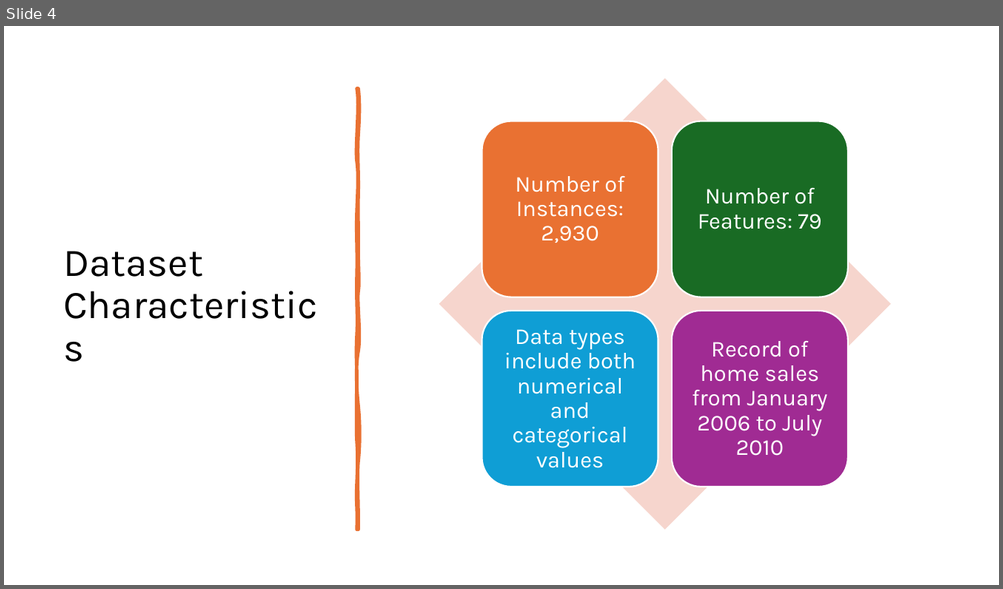
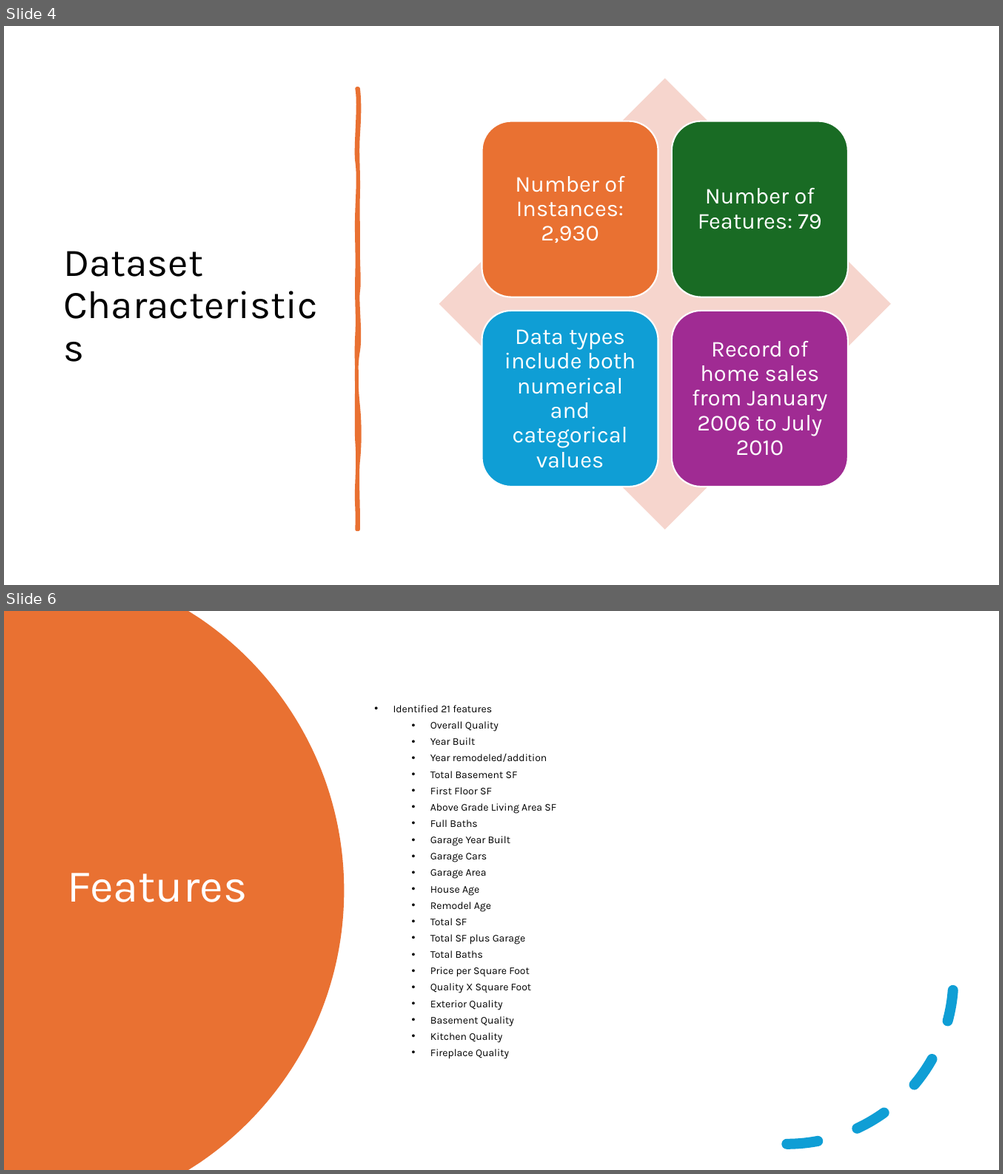
Before and after one commit to dewayneh57/ACS5513, a slide deck: Petabyte Pirates.pptx. Shown one above the other, each under a label of ours: slide 4 before the commit, slides 4 and 6 after it; the slides between them are not shown. The pictures are 1003x589 and 1003x1174 pixels, drawn with LibreOffice and Linux fonts; fonts in the diff are those of the drawing. Boxes give left, top, right and bottom in pixels: in the first picture for what was removed or moved away, otherwise in the second. Text is boxed around its words. In the diff, an @@ line names an element or a change of style, - is before the commit and + after.

```diff
--- a/Petabyte Pirates.pptx
+++ b/Petabyte Pirates.pptx
@@ slide 6 added at (x1=4, y1=611, x2=999, y2=1170), background #FFFFFF @@
@@ freeform shape added at (x1=4, y1=611, x2=344, y2=1170), fill #E97132 @@
@@ text added at (x1=393, y1=705, x2=556, y2=1059), 10 pt, text #000000 @@
+• Identified 21 features
+  • Overall Quality
+  • Year Built
+  • Year remodeled/addition
+  • Total Basement SF
+  • First Floor SF
+  • Above Grade Living Area SF
+  • Full Baths
+  • Garage Year Built
+  • Garage Cars
+  • Garage Area
+  • House Age
+  • Remodel Age
+  • Total SF
+  • Total SF plus Garage
+  • Total Baths
+  • Price per Square Foot
+  • Quality X Square Foot
+  • Exterior Quality
+  • Basement Quality
+  • Kitchen Quality
+  • Fireplace Quality
@@ arc (boxed as its full ellipse) added at (x1=620, y1=812, x2=954, y2=1145), outline #0F9ED5 10 pt dashed @@
@@ title added at (x1=68, y1=873, x2=247, y2=903), 44 pt, text #FFFFFF @@
+Features
```
Also in this commit, not shown: 1 slide changed, 1 other slide added, 2 slides removed.
